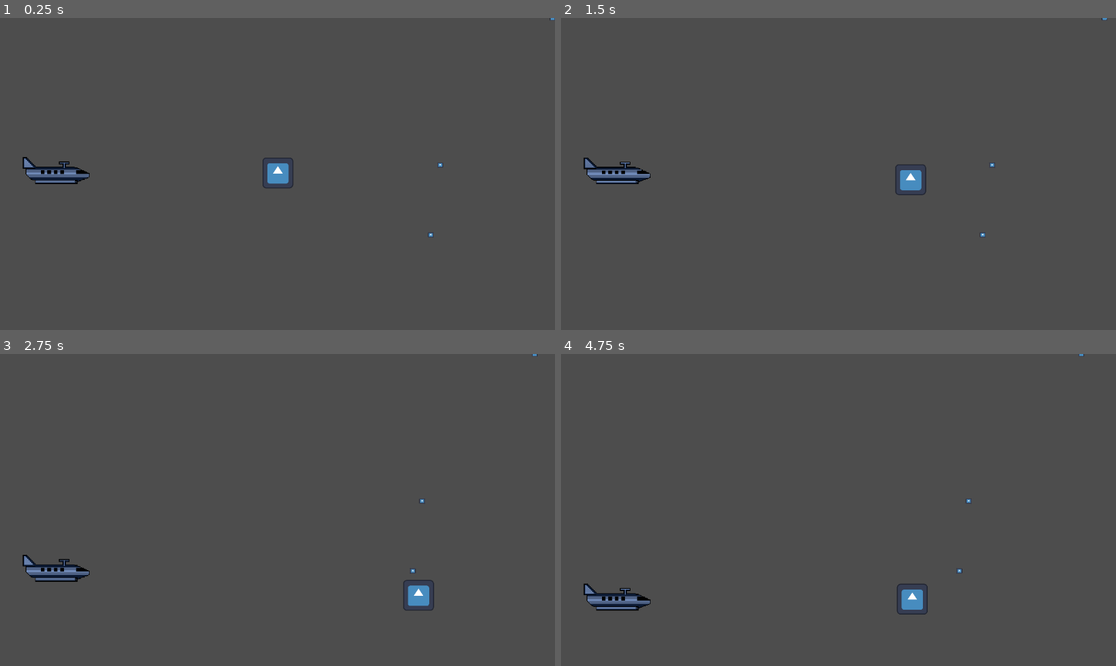
Above: before the commit, frames 1-4 (two rows, left to right).
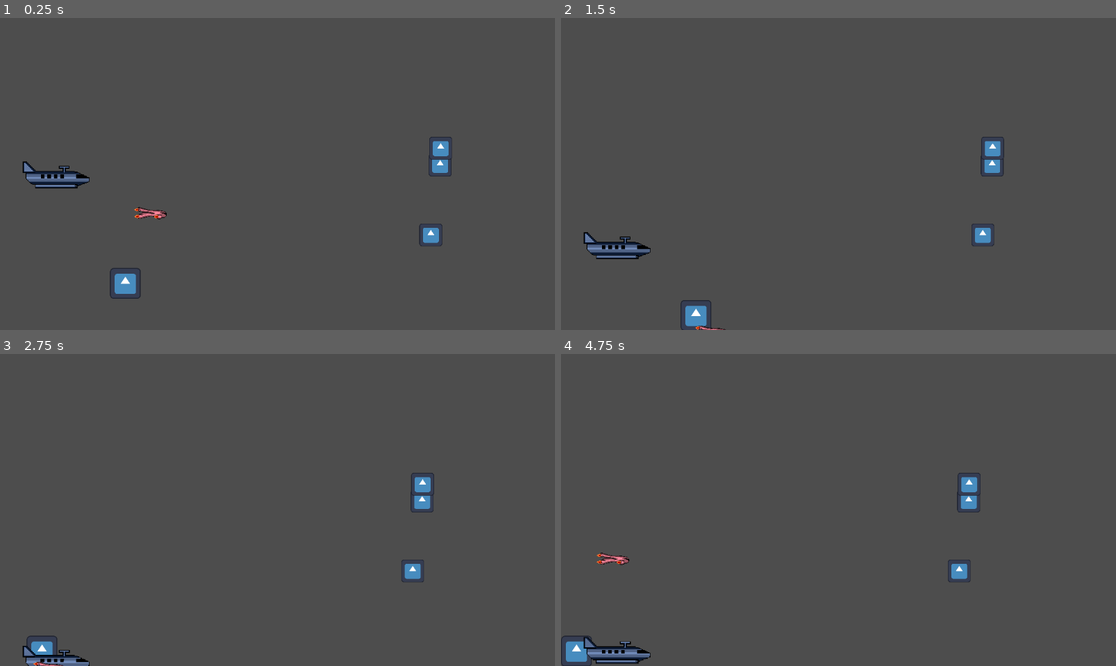
Above: after the commit, the same moments.

Repository: LastAeon77/JambandGame
Game: Godot game, scene res://scenes/space_level.tscn
The game is run twice, just before and just after one commit, with the same random seed, the same clock (stepped at 60 frames per second) and the same inputs. The engine's default icon, where the game draws it, is replaced by a stand-in: a white triangle on a blue panel in a dark square.
Inputs:
- Up to frame 1 (0.25 s): no input
- Up to frame 2 (1.5 s): hold Right (ui_right) 0.53-1.28 s; hold S (down_player_2, bound only after the commit) 0.53-1.28 s; tap F (decelerrate, bound only after the commit) at 0.6 s; hold Down (ui_down) from 1.28 s (still down); tap S (down_player_2, bound only after the commit) at 1.35 s
- Up to frame 3 (2.75 s): tap A (left_player_2, bound only after the commit) at 1.55 s; release Down (ui_down) at 2.03 s; hold Right (ui_right) from 2.03 s (still down); hold A (left_player_2, bound only after the commit) from 2.03 s (still down); tap D (right_player_2, bound only after the commit) at 2.3 s
- Up to frame 4 (4.75 s): release Right (ui_right) at 2.78 s; release A (left_player_2, bound only after the commit) at 2.78 s; hold R (accelerate, bound only after the commit) 2.78-3.53 s; tap D (right_player_2, bound only after the commit) at 2.85 s; tap W (up_player_2, bound only after the commit) at 3.05 s; hold W (up_player_2, bound only after the commit) 3.53-4.28 s; hold Left (ui_left) from 3.53 s (still down); tap F (decelerrate, bound only after the commit) at 3.8 s; tap L (test_asteroid) at 4.35 s; tap S (down_player_2, bound only after the commit) at 4.55 s

The runs differ from the first frame. In frame 1, 1.9% of the frame differs, in the area x 4-100%, y 0-90%; in frame 2, 2.4%; in frame 3, 2.1%; in frame 4, 2.6%, in the area x 0-95%, y 0-100%.

Commit message:
update new ship for accelerating and decelerating rocks

Diff:
--- a/asteroid.gd
+++ b/asteroid.gd
@@ -19,9 +19,11 @@
 
 func speed_up():
 	speed *=1.5
+	speed = max(100,speed)
 
 func slow_down():
 	speed*=0.5
+	speed = max(1,speed)
 
 func _on_area_entered(area):
 	#queue_free()
--- a/project.godot
+++ b/project.godot
@@ -22,6 +22,36 @@
 "events": [Object(InputEventKey,"resource_local_to_scene":false,"resource_name":"","device":-1,"window_id":0,"alt_pressed":false,"shift_pressed":false,"ctrl_pressed":false,"meta_pressed":false,"pressed":false,"keycode":0,"physical_keycode":76,"key_label":0,"unicode":108,"echo":false,"script":null)
 ]
 }
+accelerate={
+"deadzone": 0.5,
+"events": [Object(InputEventKey,"resource_local_to_scene":false,"resource_name":"","device":-1,"window_id":0,"alt_pressed":false,"shift_pressed":false,"ctrl_pressed":false,"meta_pressed":false,"pressed":false,"keycode":0,"physical_keycode":82,"key_label":0,"unicode":114,"echo":false,"script":null)
+]
+}
+decelerrate={
+"deadzone": 0.5,
+"events": [Object(InputEventKey,"resource_local_to_scene":false,"resource_name":"","device":-1,"window_id":0,"alt_pressed":false,"shift_pressed":false,"ctrl_pressed":false,"meta_pressed":false,"pressed":false,"keycode":0,"physical_keycode":70,"key_label":0,"unicode":102,"echo":false,"script":null)
+]
+}
+up_player_2={
+"deadzone": 0.5,
+"events": [Object(InputEventKey,"resource_local_to_scene":false,"resource_name":"","device":-1,"window_id":0,"alt_pressed":false,"shift_pressed":false,"ctrl_pressed":false,"meta_pressed":false,"pressed":false,"keycode":0,"physical_keycode":87,"key_label":0,"unicode":119,"echo":false,"script":null)
+]
+}
+down_player_2={
+"deadzone": 0.5,
+"events": [Object(InputEventKey,"resource_local_to_scene":false,"resource_name":"","device":-1,"window_id":0,"alt_pressed":false,"shift_pressed":false,"ctrl_pressed":false,"meta_pressed":false,"pressed":false,"keycode":0,"physical_keycode":83,"key_label":0,"unicode":115,"echo":false,"script":null)
+]
+}
+right_player_2={
+"deadzone": 0.5,
+"events": [Object(InputEventKey,"resource_local_to_scene":false,"resource_name":"","device":-1,"window_id":0,"alt_pressed":false,"shift_pressed":false,"ctrl_pressed":false,"meta_pressed":false,"pressed":false,"keycode":0,"physical_keycode":68,"key_label":0,"unicode":100,"echo":false,"script":null)
+]
+}
+left_player_2={
+"deadzone": 0.5,
+"events": [Object(InputEventKey,"resource_local_to_scene":false,"resource_name":"","device":-1,"window_id":0,"alt_pressed":false,"shift_pressed":false,"ctrl_pressed":false,"meta_pressed":false,"pressed":false,"keycode":0,"physical_keycode":65,"key_label":0,"unicode":97,"echo":false,"script":null)
+]
+}
 
 [rendering]
 
--- a/scenes/asteroid.tscn
+++ b/scenes/asteroid.tscn
@@ -10,7 +10,8 @@
 script = ExtResource("1_1rshi")
 
 [node name="Sprite2D" type="Sprite2D" parent="."]
-scale = Vector2(0.1875, 0.171875)
+position = Vector2(0, -3.8147e-06)
+scale = Vector2(0.742188, 0.742188)
 texture = ExtResource("2_wj1av")
 
 [node name="AsteroidCollision" type="CollisionShape2D" parent="."]
--- a/scenes/pull_push_ship.tscn
+++ b/scenes/pull_push_ship.tscn
@@ -1,22 +1,53 @@
-[gd_scene load_steps=4 format=3 uid="uid://cld4pdgunud8x"]
+[gd_scene load_steps=8 format=3 uid="uid://cld4pdgunud8x"]
 
 [ext_resource type="Script" path="res://scripts/pull_push_ship.gd" id="1_j6mqp"]
-[ext_resource type="Texture2D" uid="uid://qerubgc6veti" path="res://sprites/icon.svg" id="2_asj46"]
+[ext_resource type="Texture2D" uid="uid://bkled4snqdpw2" path="res://sprites/Pixie_ship_full_player 2 Idle.png" id="2_l0y2c"]
 
 [sub_resource type="CircleShape2D" id="CircleShape2D_6yk6m"]
-radius = 125.064
+radius = 36.3456
 
-[node name="PullPushShip" type="Node2D"]
+[sub_resource type="AtlasTexture" id="AtlasTexture_amq5f"]
+atlas = ExtResource("2_l0y2c")
+region = Rect2(0, 0, 256, 128)
+
+[sub_resource type="AtlasTexture" id="AtlasTexture_o1w34"]
+atlas = ExtResource("2_l0y2c")
+region = Rect2(256, 0, 256, 128)
+
+[sub_resource type="SpriteFrames" id="SpriteFrames_1ks7c"]
+animations = [{
+"frames": [{
+"duration": 1.0,
+"texture": SubResource("AtlasTexture_amq5f")
+}, {
+"duration": 1.0,
+"texture": SubResource("AtlasTexture_o1w34")
+}],
+"loop": true,
+"name": &"default",
+"speed": 5.0
+}]
+
+[sub_resource type="CircleShape2D" id="CircleShape2D_rmfa2"]
+radius = 95.021
+
+[node name="PullPushShip" type="CharacterBody2D"]
 script = ExtResource("1_j6mqp")
 
-[node name="Sprite2D" type="Sprite2D" parent="."]
-texture = ExtResource("2_asj46")
+[node name="body" type="CollisionShape2D" parent="." groups=["forcefield"]]
+position = Vector2(-2, 0)
+shape = SubResource("CircleShape2D_6yk6m")
+
+[node name="AnimatedSprite2D" type="AnimatedSprite2D" parent="."]
+sprite_frames = SubResource("SpriteFrames_1ks7c")
 
 [node name="forcefield" type="Area2D" parent="."]
+collision_layer = 3
+collision_mask = 3
 
-[node name="forcefield" type="CollisionShape2D" parent="forcefield" groups=["forcefield"]]
-position = Vector2(175, 1)
-shape = SubResource("CircleShape2D_6yk6m")
+[node name="Forcefield" type="CollisionShape2D" parent="forcefield"]
+position = Vector2(130, 2)
+shape = SubResource("CircleShape2D_rmfa2")
 
 [connection signal="area_entered" from="forcefield" to="." method="_on_forcefield_area_entered"]
 [connection signal="area_exited" from="forcefield" to="." method="_on_forcefield_area_exited"]
--- a/scenes/space_level.tscn
+++ b/scenes/space_level.tscn
@@ -1,16 +1,17 @@
-[gd_scene load_steps=6 format=3 uid="uid://bn2fmk2fuwcwq"]
+[gd_scene load_steps=7 format=3 uid="uid://bn2fmk2fuwcwq"]
 
 [ext_resource type="PackedScene" uid="uid://dp1wusb7lwvr6" path="res://scenes/asteroid_generator.tscn" id="1_m0rt1"]
 [ext_resource type="PackedScene" uid="uid://bsjdvrrnug3ck" path="res://scenes/player_ship.tscn" id="1_mn0o8"]
 [ext_resource type="PackedScene" uid="uid://cbw3frru4q7te" path="res://scenes/passenger_ship.tscn" id="2_rhrxj"]
 [ext_resource type="PackedScene" uid="uid://c1ino5hpjsofp" path="res://scenes/asteroid.tscn" id="3_00svk"]
+[ext_resource type="PackedScene" uid="uid://cld4pdgunud8x" path="res://scenes/pull_push_ship.tscn" id="6_4jwa6"]
 
 [sub_resource type="WorldBoundaryShape2D" id="WorldBoundaryShape2D_4p44d"]
 
 [node name="SpaceLevel" type="Node"]
 
 [node name="Asteroid_Generator" parent="." instance=ExtResource("1_m0rt1")]
-position = Vector2(1246, -562)
+position = Vector2(1236, -134)
 
 [node name="WorldBoundries" type="StaticBody2D" parent="."]
 
@@ -37,7 +38,7 @@
 zoom = Vector2(0.5, 0.5)
 
 [node name="PlayerShip" parent="." instance=ExtResource("1_mn0o8")]
-position = Vector2(2, -4)
+position = Vector2(-631, 455)
 
 [node name="PassengerShip" parent="." instance=ExtResource("2_rhrxj")]
 position = Vector2(-950, 0)
@@ -50,4 +51,10 @@
 position = Vector2(644, 253)
 
 [node name="Asteroid3" parent="." instance=ExtResource("3_00svk")]
-position = Vector2(1150, -648)
+position = Vector2(685, -107)
+
+[node name="PullPushShip" parent="." instance=ExtResource("6_4jwa6")]
+position = Vector2(-495, 165)
+
+[node name="Asteroid_Generator2" parent="." instance=ExtResource("1_m0rt1")]
+position = Vector2(2514, -78)
--- a/scripts/pull_push_ship.gd
+++ b/scripts/pull_push_ship.gd
@@ -1,6 +1,8 @@
-extends Node2D
+extends CharacterBody2D
 
 var asteroids_in_your_area = {}
+var speed: int = 500.0
+var acceleration = 3.0
 # Called when the node enters the scene tree for the first time.
 func _ready():
 	pass # Replace with function body.
@@ -10,19 +12,30 @@
 func _process(delta):
 	if Input.is_action_just_pressed("accelerate"):
 		for key in asteroids_in_your_area:
+			print("fast")
 			key.speed_up()
 	if Input.is_action_just_pressed("decelerrate"):
 		for key in asteroids_in_your_area:
+			print("slow")
 			key.slow_down()
-	pass
 
+	if Input.is_action_pressed("down_player_2"):
+		position.y+=10
+	if Input.is_action_pressed("up_player_2"):
+		position.y-=10
+	if Input.is_action_pressed("right_player_2"):
+		position.x+=10
+	if Input.is_action_pressed("left_player_2"):
+		position.x-=10
 
 func _on_forcefield_area_entered(area:Area2D):
 	if asteroids_in_your_area.has(area):
 		pass
 	else:
+		print("added asteroid")
 		asteroids_in_your_area[area] = null
 
 func _on_forcefield_area_exited(area):
 	if asteroids_in_your_area.has(area):
+		print("deleting asteroid")
 		asteroids_in_your_area.erase(area)
Binary file added: sprites/Pixie_ship_full_player 2 Idle.png
Not shown, added: sprites/Pixie_ship_full_player 2 Idle.png.import
Not shown, added: scenes/pul4DC.tmp
Not shown, added: scenes/pul5BAF.tmp
Not shown, added: scenes/pulEF7.tmp
